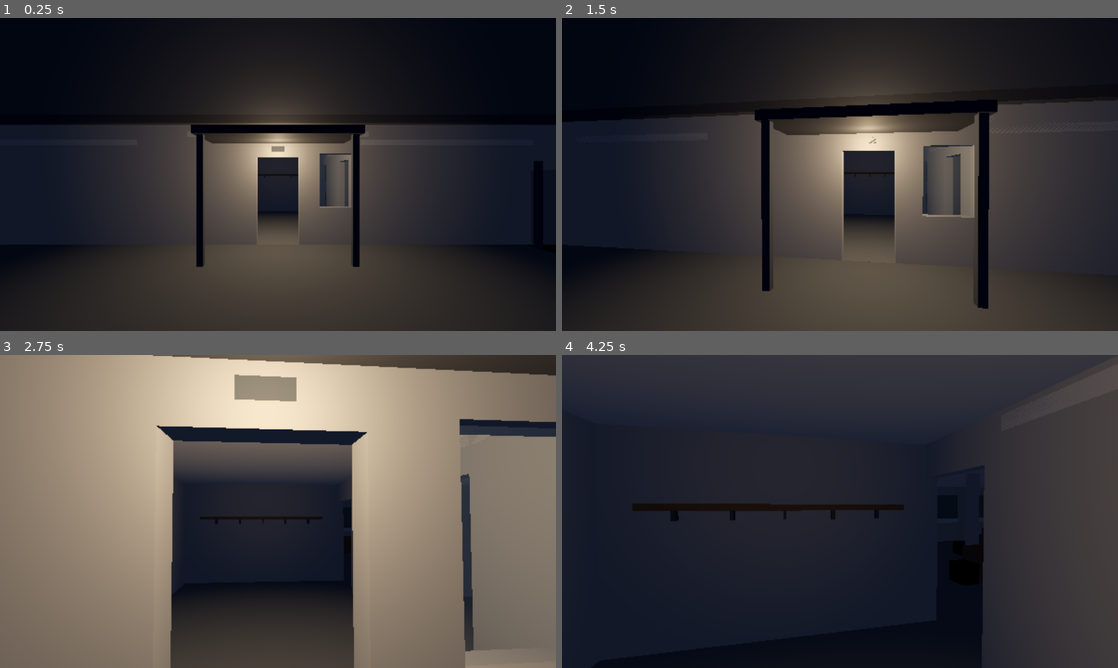
Above: before the commit, frames 1-4 (two rows, left to right).
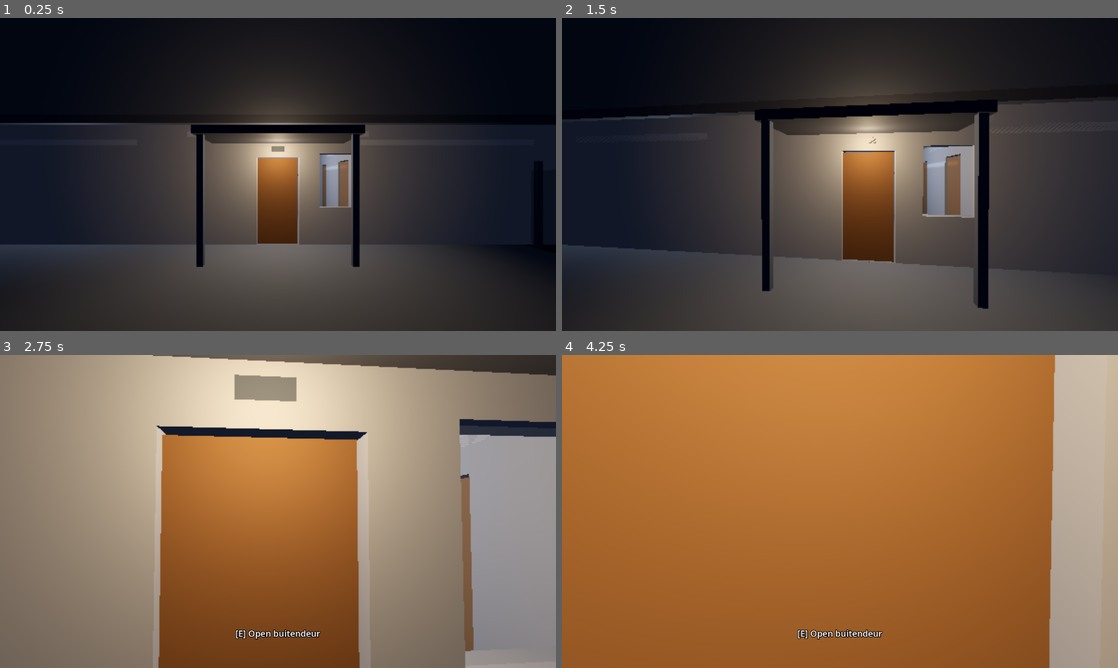
Above: after the commit, the same moments.

Repository: Kroosah/Crump
Game: Godot game, scene res://game/bootstrap.tscn
The game is run twice, just before and just after one commit, with the same random seed, the same clock (stepped at 60 frames per second) and the same inputs.
Inputs (mouse positions are in pixels of both pictures, inside the frame that each line leads up to):
- Up to frame 1 (0.25 s): no input
- Up to frame 2 (1.5 s): tap Enter at 0.5 s; move the mouse to (867, 174) at 0.52 s; hold C (crouch) 0.53-1.28 s; hold W (move_forward) from 0.53 s (still down); move the mouse to (812, 174) at 1.27 s; tap F (flashlight) at 1.35 s
- Up to frame 3 (2.75 s): keep holding W (move_forward); move the mouse to (289, 505) at 2.02 s; hold E (interact) from 2.03 s (still down)
- Up to frame 4 (4.25 s): keep holding W (move_forward); move the mouse to (834, 517) at 2.77 s; release E (interact) at 2.78 s; tap Shift (run) at 2.85 s; move the mouse to (878, 514) at 3.52 s; hold Ctrl (sneak) from 3.53 s (still down)

The runs differ from the first frame. In frame 1, 6.3% of the frame differs, in the area x 0-72%, y 33-81%; in frame 2, 10%; in frame 3, 39%; in frame 4, 100%, in the area x 0-100%, y 0-100%.

Commit message:
[008C] Plaats deuren en TL-nachtverlichting in het clubgebouw (blok 3)
Elf echte deur-props (bestaanscheck, D-015) met begintoestanden
volgens tasks/008 par. 3: bestuurskamer, keuken en terras op slot
(wereldgrenzen), de rest bruikbaar; de onderhoudsruimte is in fase C
bewust NIET op slot — het slot hoort bij de sleutelflow van fase D en
de GD moet nu elke ruimte kunnen beoordelen. Nooddeur en hoofdentree
met eigen prompts. Veertien TL-armaturen als nachtstaat: stabiele
ankers in hal, kantine (bar, met schaduw), gang-oost (schaduw),
gang-west en kleedkamer 3; de flikkerbuis halverwege de gang (seed
11); douches, toiletten, kleedkamer 4, onderhoudsruimte en de rest
van de kantine defect — weinig werkend licht is het punt.
Schaduwbudget: bar + gang-oost + lichtmast = 3 (zaklampslot vrij,
D-026). Import exit 0, F5 warning-vrij.

Co-Authored-By: Claude Fable 5 <noreply@anthropic.com>
Claude-Session: https://claude.ai/code/session_01Eukd1gRp6feQQnWxwaLgzq

Diff:
--- a/game/levels/clubgebouw/clubgebouw.gd
+++ b/game/levels/clubgebouw/clubgebouw.gd
@@ -319,11 +319,62 @@
 	{"pos": Vector3(-6.1, 1.0, 5.34), "size": Vector3(0.16, 0.45, 0.14), "mat": &"accent_rood", "nc": true},
 ]
 
-## Deuren (echte props, bestaanscheck) — gevuld in bouwblok 3.
-const DEUREN: Array[Dictionary] = []
-
-## TL-armaturen (echte props, bestaanscheck) — gevuld in bouwblok 3.
-const NIGHT_TLS: Array[Dictionary] = []
+## Deuren: begintoestanden volgen tasks/008 §3, met één bewuste
+## fase-C-afwijking: de onderhoudsruimte is nu NIET op slot (het slot
+## hoort bij de sleutelflow van fase D) zodat de GD elke ruimte kan
+## beoordelen. Bestuurskamer, keuken en terras zijn wél op slot: dat
+## zijn wereldgrenzen, geen route.
+const DEUREN: Array[Dictionary] = [
+	{"name": "DeurHoofdentree", "pos": Vector3(-0.52, 0.0, 7.1),
+		"settings": {"prompt_open": "Open buitendeur", "prompt_close": "Sluit buitendeur"}},
+	{"name": "DeurHalKantine", "pos": Vector3(2.1, 0.0, 3.32), "rot": 90.0},
+	{"name": "DeurBestuurskamer", "pos": Vector3(2.1, 0.0, 6.24), "rot": 90.0,
+		"settings": {"locked": true, "prompt_locked": "Op slot — Bestuurskamer"}},
+	{"name": "DeurHalGang", "pos": Vector3(-2.1, 0.0, 4.82), "rot": 90.0},
+	{"name": "DeurKeuken", "pos": Vector3(8.8, 0.0, 3.6),
+		"settings": {"locked": true, "prompt_locked": "Op slot — Keuken"}},
+	{"name": "DeurTerras", "pos": Vector3(12.3, 0.0, -2.48), "rot": 90.0,
+		"settings": {"locked": true, "prompt_locked": "Op slot — Terras"}},
+	{"name": "DeurKleedkamer3", "pos": Vector3(-4.42, 0.0, 3.3)},
+	{"name": "DeurKleedkamer4", "pos": Vector3(-9.82, 0.0, 3.3)},
+	{"name": "DeurOnderhoudsruimte", "pos": Vector3(-13.42, 0.0, 3.3)},
+	{"name": "DeurToiletten", "pos": Vector3(-5.62, 0.0, 5.3)},
+	{"name": "Nooddeur", "pos": Vector3(-15.1, 0.0, 4.82), "rot": 90.0,
+		"settings": {"prompt_open": "Duw nooddeur open", "prompt_close": "Trek nooddeur dicht"}},
+]
+
+## TL-armaturen: weinig werkend licht is het punt (kader 006). Stabiel:
+## hal, kantine-bar (schaduwslot 2), gang-oost (schaduwslot 3) en
+## gang-west als ankers plus kleedkamer 3; de flikkerbuis hangt
+## halverwege de gang (tasks/008 §4); de rest is defect. Schaduwbudget:
+## bar + gang-oost + lichtmast = 3, zaklampslot blijft vrij (D-026).
+const NIGHT_TLS: Array[Dictionary] = [
+	{"name": "TlHal", "pos": Vector3(0.0, 2.52, 4.6)},
+	{"name": "TlKantineBar", "pos": Vector3(10.6, 2.62, 2.4),
+		"settings": {"cast_shadow": true}},
+	{"name": "TlKantineMidden", "pos": Vector3(7.2, 2.62, -0.5),
+		"settings": {"state": 1}},
+	{"name": "TlKantineWest", "pos": Vector3(4.0, 2.62, -2.5),
+		"settings": {"state": 1}},
+	{"name": "TlGangOost", "pos": Vector3(-3.8, 2.32, 4.3),
+		"settings": {"cast_shadow": true}},
+	{"name": "TlGangFlikker", "pos": Vector3(-7.2, 2.32, 4.3),
+		"settings": {"state": 2, "flicker_seed": 11}},
+	{"name": "TlGangDefect", "pos": Vector3(-10.6, 2.32, 4.3),
+		"settings": {"state": 1}},
+	{"name": "TlGangWest", "pos": Vector3(-13.8, 2.32, 4.3)},
+	{"name": "TlKleedkamer3", "pos": Vector3(-4.7, 2.42, 1.0)},
+	{"name": "TlDouche3", "pos": Vector3(-3.8, 2.22, -3.0),
+		"settings": {"state": 1}},
+	{"name": "TlKleedkamer4", "pos": Vector3(-9.3, 2.42, 1.0),
+		"settings": {"state": 1}},
+	{"name": "TlDouche4", "pos": Vector3(-9.0, 2.22, -3.0),
+		"settings": {"state": 1}},
+	{"name": "TlToiletten", "pos": Vector3(-5.1, 2.32, 6.2),
+		"settings": {"state": 1}},
+	{"name": "TlOnderhoud", "pos": Vector3(-13.2, 2.22, 1.2),
+		"settings": {"state": 1}},
+]
 
 var _materials := {}
 var _unit_mesh: BoxMesh
